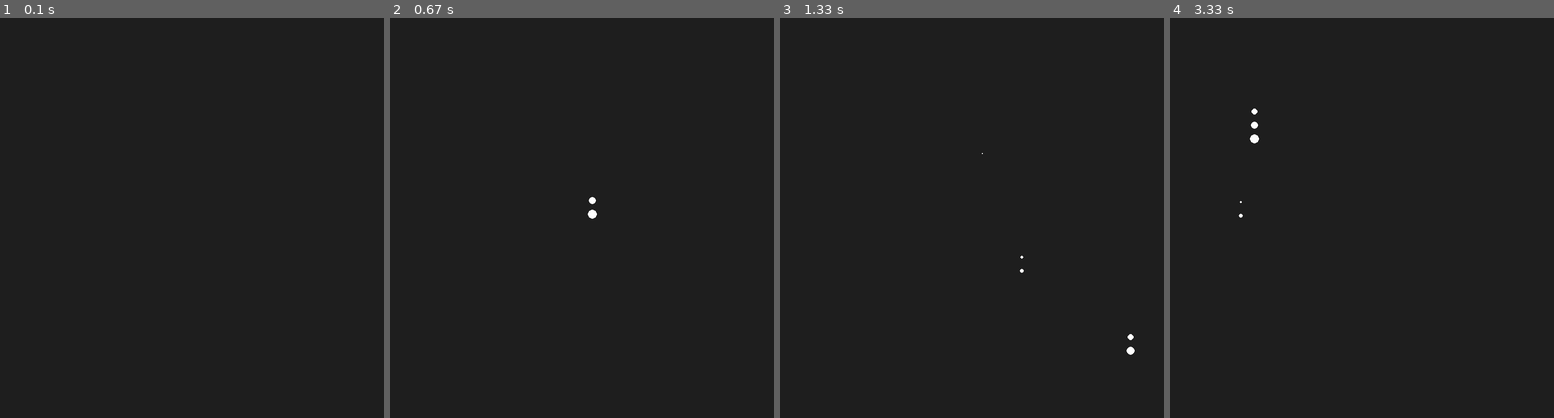
Above: before the commit, frames 1-4 (left to right).
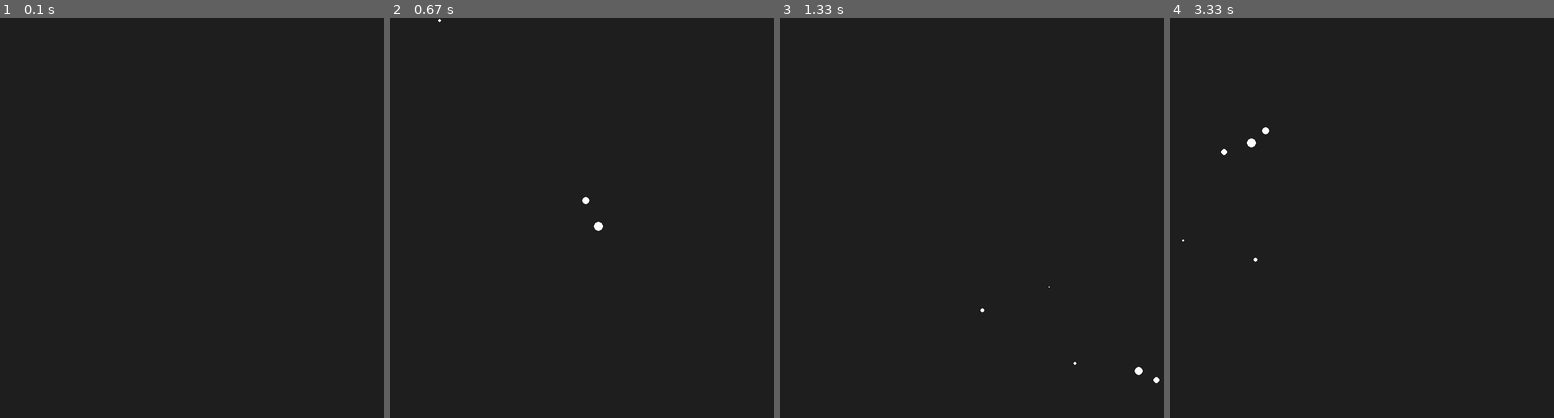
Above: after the commit, the same moments.

Repository: mcastre1/pygame
Game: pygame game, started from particle_effects/particle_effects.py
The game is run twice, just before and just after one commit, with the same random seed, the same clock (stepped at 60 frames per second) and the same inputs.
Inputs (mouse positions are in pixels of both pictures, inside the frame that each line leads up to):
- Up to frame 1 (0.1 s): no input
- Up to frame 2 (0.67 s): click (593, 222) at 0.38 s
- Up to frame 3 (1.33 s): click (1021, 310) at 0.72 s; click (1129, 362) at 1.05 s
- Up to frame 4 (3.33 s): click (1277, 142) at 1.38 s; click (1373, 270) at 1.72 s; click (1315, 138) at 2.05 s; click (1511, 326) at 2.38 s; click (1239, 258) at 2.72 s; click (1254, 142) at 3.05 s

Frame 1 is identical in both runs. In frame 2, 0.1% of the frame differs, in the area x 12-56%, y 0-54%; in frame 3, 0.1%; in frame 4, 0.2%, in the area x 3-26%, y 22-61%.

Commit message:
Spawning particle on random x and y direction

Diff:
--- a/particle_effects/particlePrinciple.py
+++ b/particle_effects/particlePrinciple.py
@@ -1,4 +1,4 @@
-import pygame
+import pygame, sys, random
 
 class ParticlePrinciple:
     def __init__(self):
@@ -11,7 +11,8 @@
             self.delete_particles()
             for particle in self.particles:
                 # move
-                particle[0][1] += particle[2]
+                particle[0][1] += particle[2][0]
+                particle[0][0] += particle[2][1]
                 # shrink
                 particle[1] -= 0.2
                 # draw a cirlce around the particle
@@ -22,8 +23,9 @@
         pos_x = pygame.mouse.get_pos()[0]
         pos_y = pygame.mouse.get_pos()[1]
         radius = 10
-        direction = -3
-        particle_circle = [[pos_x, pos_y], radius, direction]
+        direction_x = random.randint(-3,3)
+        direction_y = random.randint(-3,3)
+        particle_circle = [[pos_x, pos_y], radius, [direction_x, direction_y]]
         self.particles.append(particle_circle)
 
     # delete particles after a certain time
